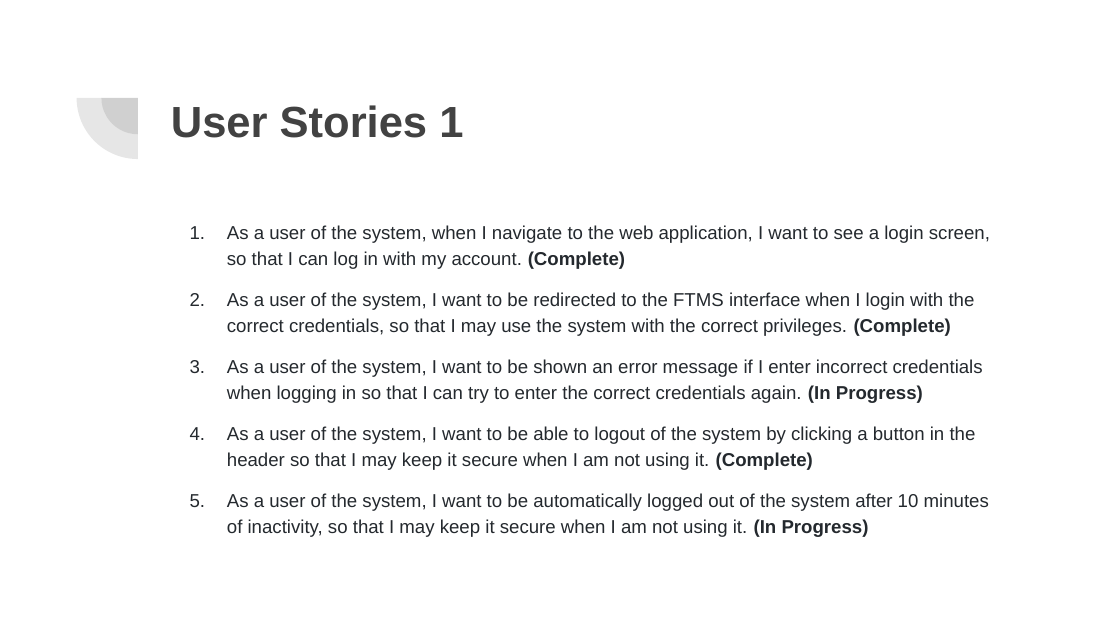
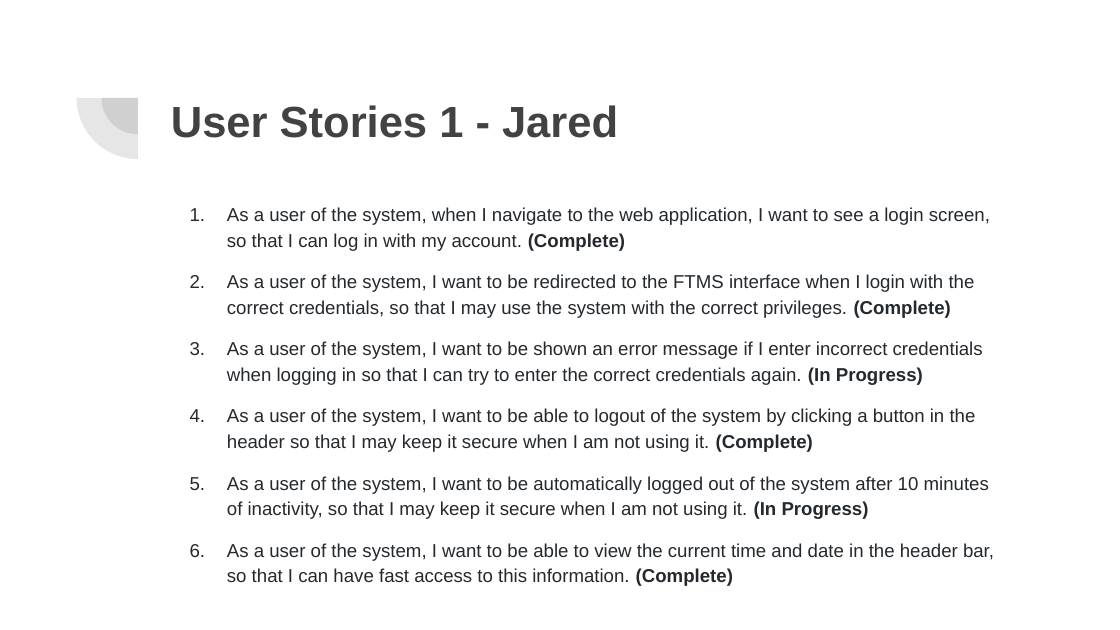
Before and after one commit to jenniferhuynhh/Honours-Project-2019, a slide deck: slide 3 of sem2/Client Meeting Slides/SERP Sem2 Meeting 2.pptx. Drawn at 1120x630 pixels with LibreOffice and Linux fonts; fonts in the diff are those of the drawing. Boxes give left, top, right and bottom in pixels: in the first picture for what was removed or moved away, otherwise in the second. Text is boxed around its words. In the diff, an @@ line names an element or a change of style, - is before the commit and + after.

```diff
--- a/sem2/Client Meeting Slides/SERP Sem2 Meeting 2.pptx
+++ b/sem2/Client Meeting Slides/SERP Sem2 Meeting 2.pptx
@@ title at (171,105,618,138): text changed @@
-User Stories 1
+User Stories 1 - Jared
@@ text "As a user of the ...": place and size @@
-text "As a user of the ..." at (227,225,990,511)
+text "As a user of the ..." at (227,207,994,586)
@@ text at (227,476,989,519): less space between paragraphs @@
@@ text at (227,543,994,586): paragraph added @@
+6. As a user of the system, I want to be able to view the current time and date in the header bar, so that I can have fast access to this information. (Complete)
```
Also in this commit, not shown: 2 other slides changed.
